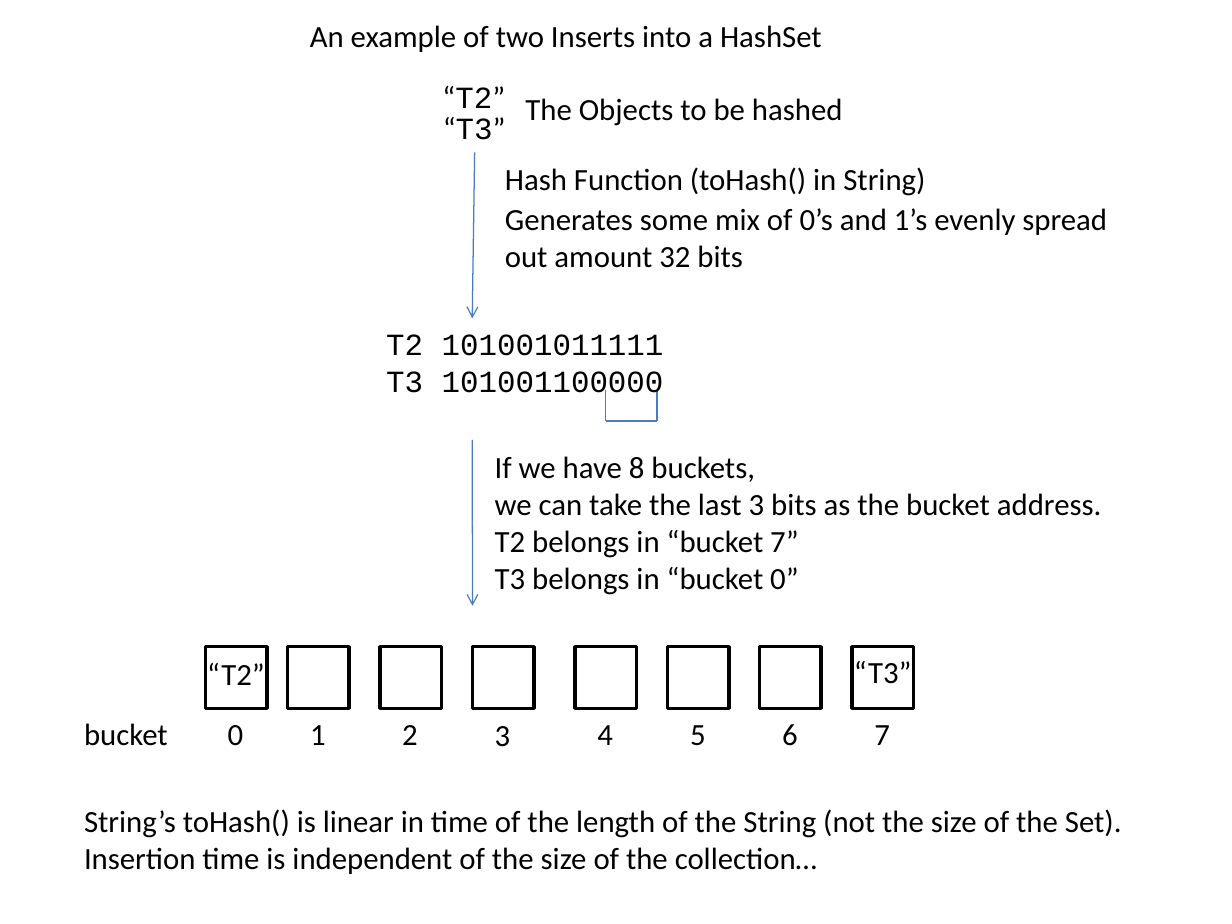
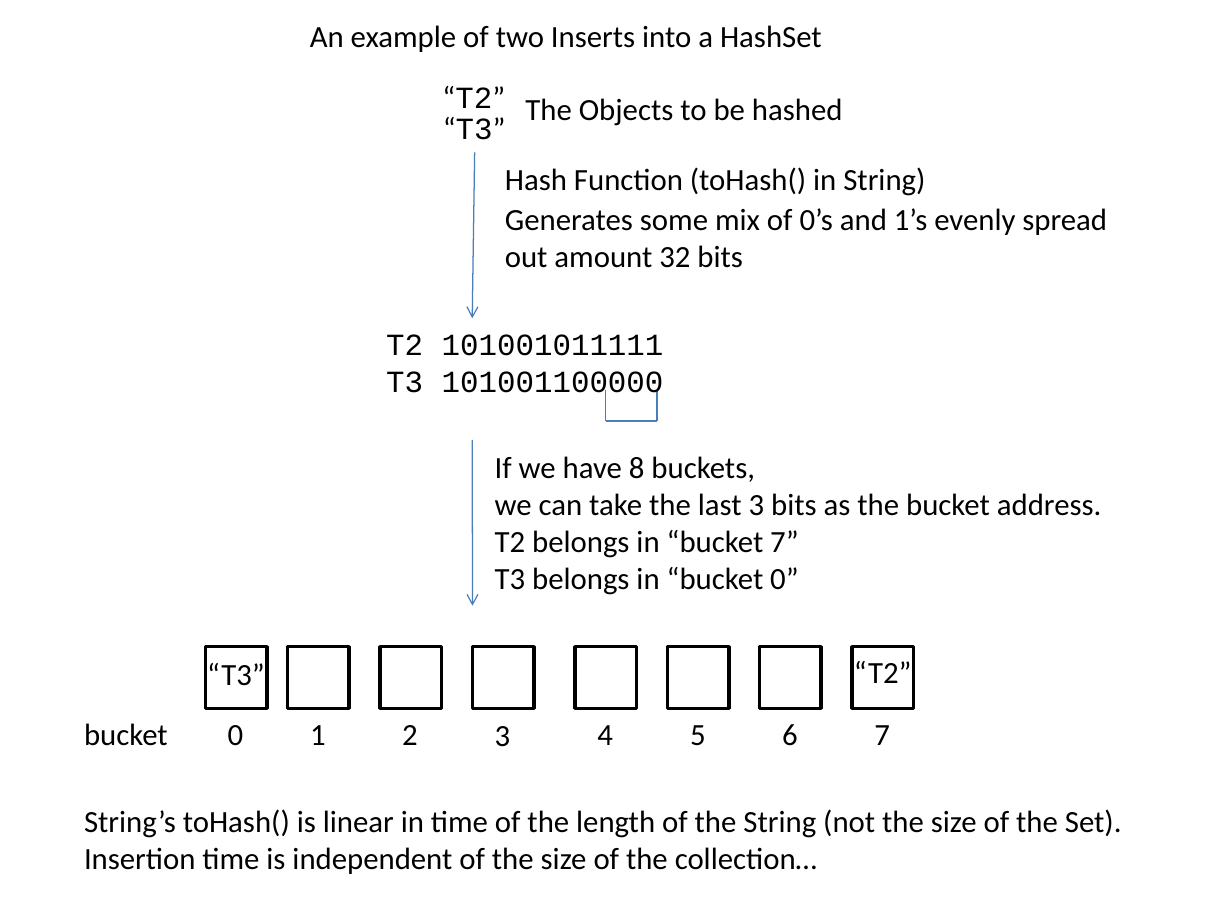
Before and after one commit to afodor/afodor.github.io, a slide deck: slide 23 of classes/prog2017/Prog3-Lecture08.pptx. Drawn at 1232x924 pixels with LibreOffice and Linux fonts; fonts in the diff are those of the drawing. Boxes give left, top, right and bottom in pixels: in the first picture for what was removed or moved away, otherwise in the second. Text is boxed around its words. In the diff, an @@ line names an element or a change of style, - is before the commit and + after.

```diff
--- a/classes/prog2017/Prog3-Lecture08.pptx
+++ b/classes/prog2017/Prog3-Lecture08.pptx
@@ text at (207, 663, 265, 686): text changed @@
-“T2”
+“T3”
@@ text at (854, 661, 912, 683): text changed @@
-“T3”
+“T2”
```
Also in this commit, not shown: 3 other slides changed, 2 slides added.
